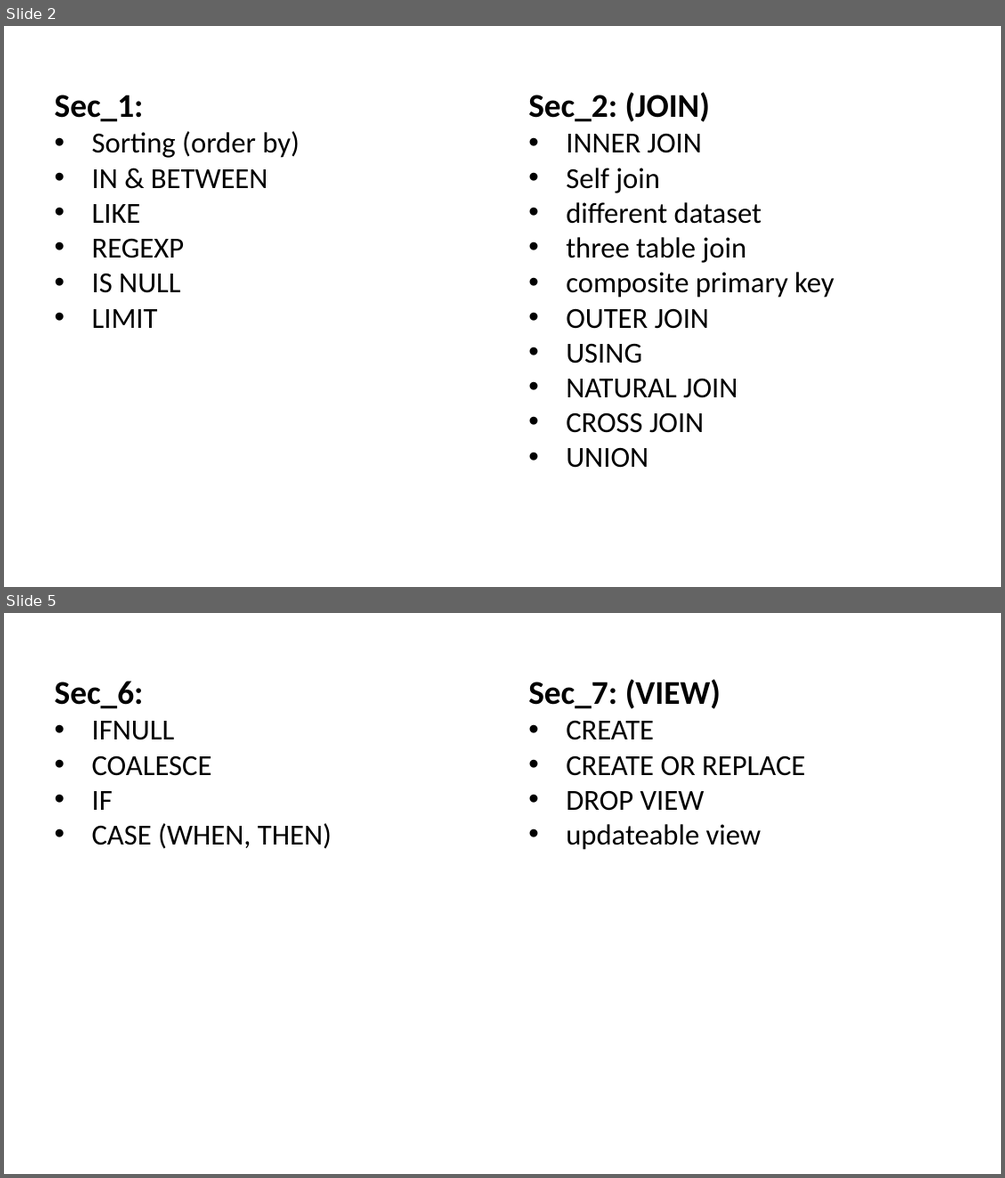
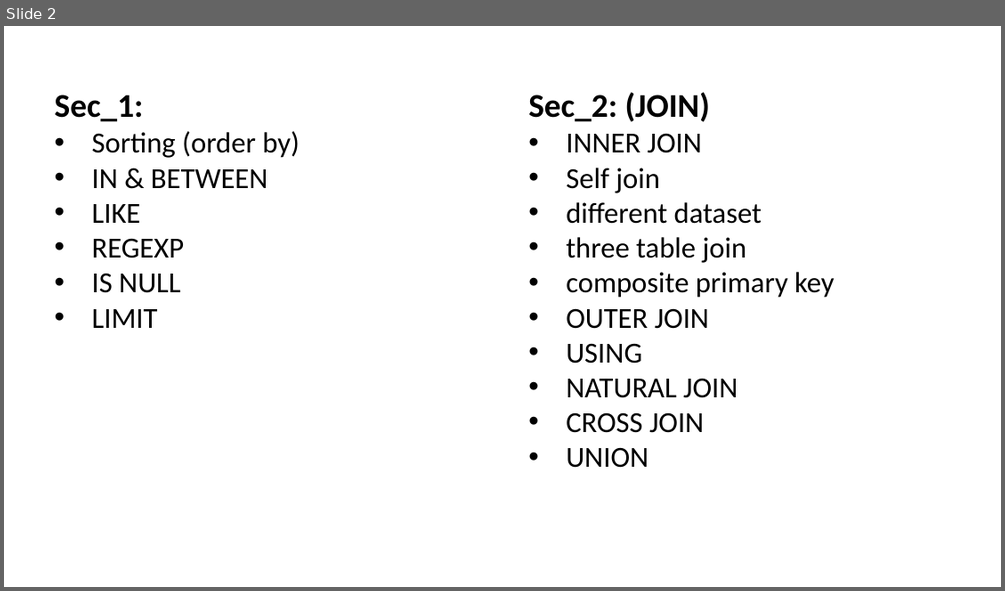
Before and after one commit to Amir-Hofo/Basic_SQL_Commands, a slide deck: list of content.pptx. Shown one above the other, each under a label of ours: slides 2 and 5 before the commit, slide 2 after it; the slides between them are not shown. The pictures are 1005x1178 and 1005x591 pixels, drawn with LibreOffice and Linux fonts; fonts in the diff are those of the drawing. Boxes give left, top, right and bottom in pixels: in the first picture for what was removed or moved away, otherwise in the second. Text is boxed around its words. In the diff, an @@ line names an element or a change of style, - is before the commit and + after.

```diff
--- a/list of content.pptx
+++ b/list of content.pptx
@@ slide 5 removed at bbox=[4, 613, 1001, 1174], background #FFFFFF @@
@@ text removed at bbox=[55, 681, 332, 849] @@
-Sec_6:
-• IFNULL
-• COALESCE
-• IF
-• CASE (WHEN, THEN)
@@ text removed at bbox=[528, 679, 805, 850] @@
-Sec_7: (VIEW)
-• CREATE
-• CREATE OR REPLACE
-• DROP VIEW
-• updateable view
```
Also in this commit, not shown: 3 slides changed, 1 slide added, 2 other files.
